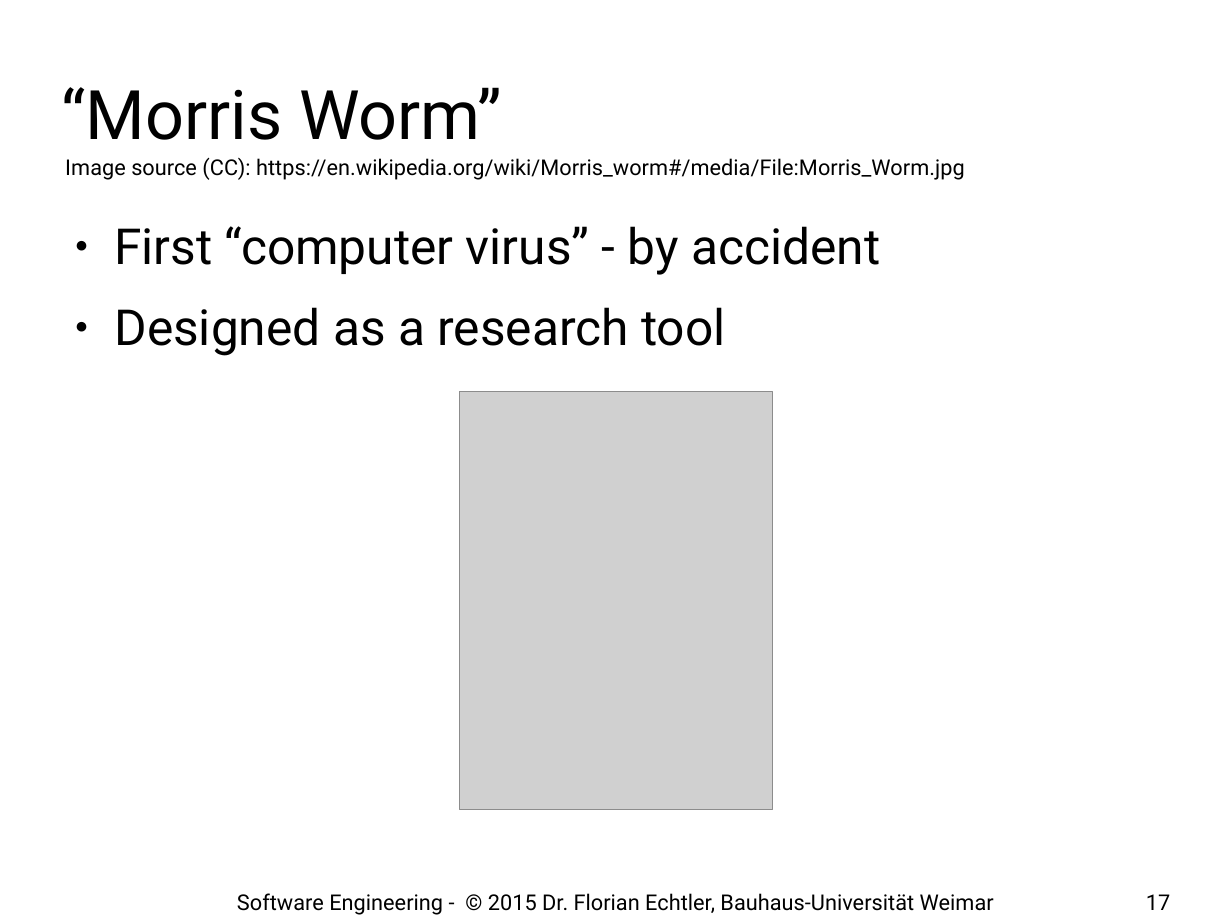
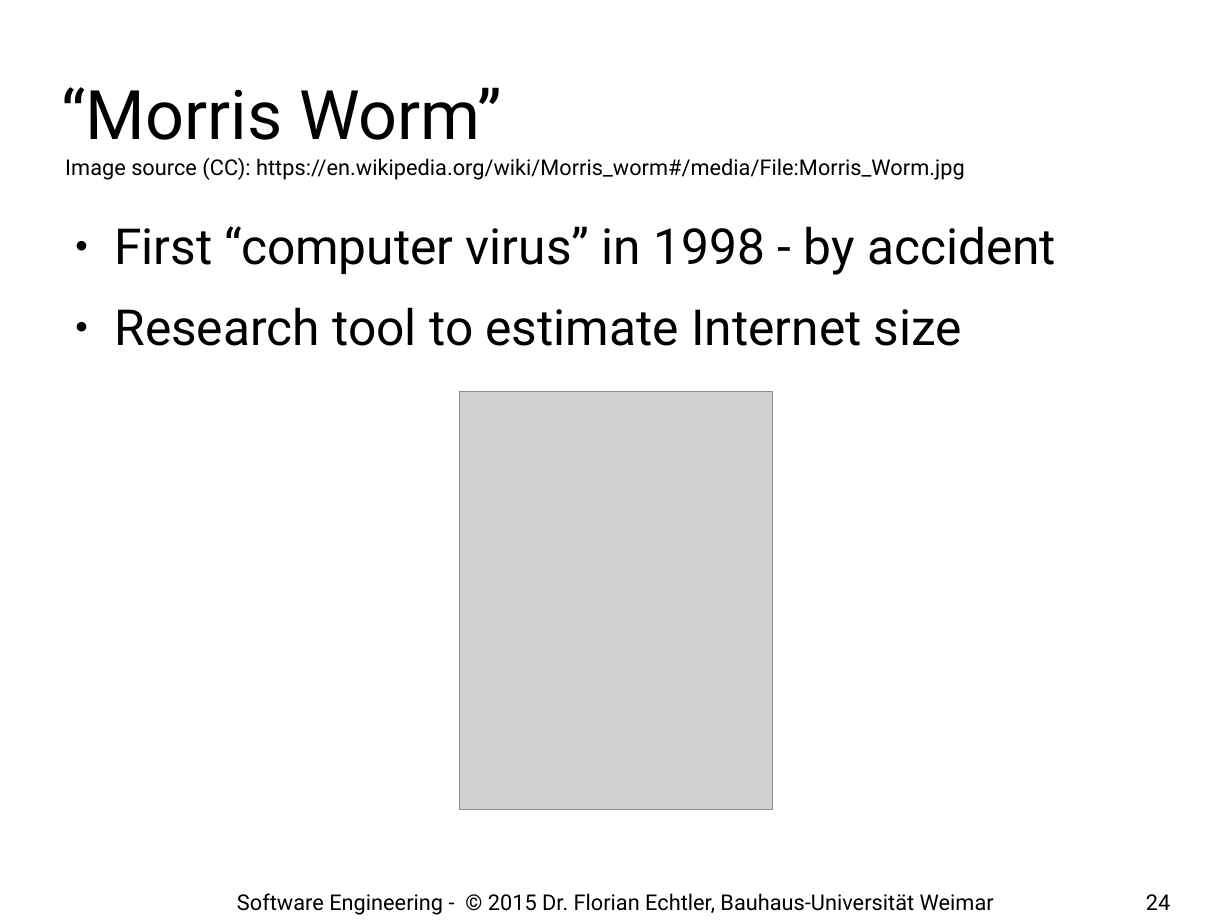
Before and after one commit to floe/software-engineering, a slide deck: slide 24 of 01-introduction.odp (slide 17 before the commit). Drawn at 1232x924 pixels with LibreOffice and Linux fonts; fonts in the diff are those of the drawing; grey boxes stand for pictures; background and template pictures are left out. Boxes give left, top, right and bottom in pixels: in the first picture for what was removed or moved away, otherwise in the second. Text is boxed around its words. In the diff, an @@ line names an element or a change of style, - is before the commit and + after.

```diff
--- a/01-introduction.odp
+++ b/01-introduction.odp
@@ text at [114, 226, 1056, 346]: text changed @@
-● First “computer virus” - by accident
-● Designed as a research tool
+● First “computer virus” in 1998 - by accident
+● Research tool to estimate Internet size
@@ page number at [1146, 894, 1170, 910]: text changed @@
-17
+24
```
Also in this commit, not shown: 15 other slides changed, 13 slides added.
